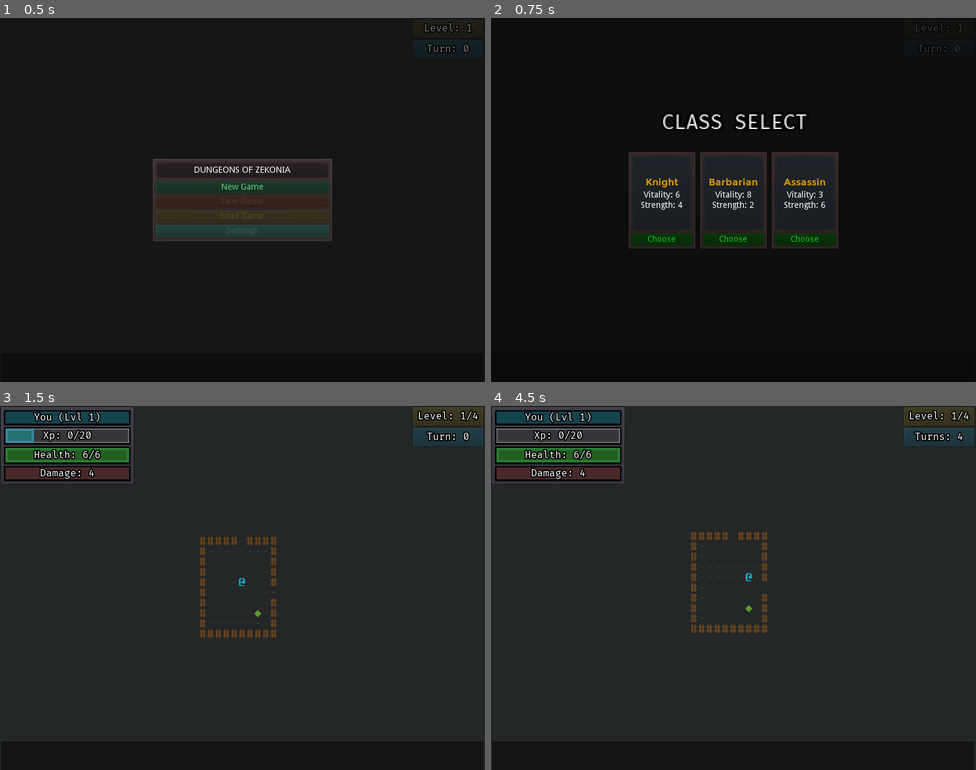
Above: before the commit, frames 1-4 (two rows, left to right).
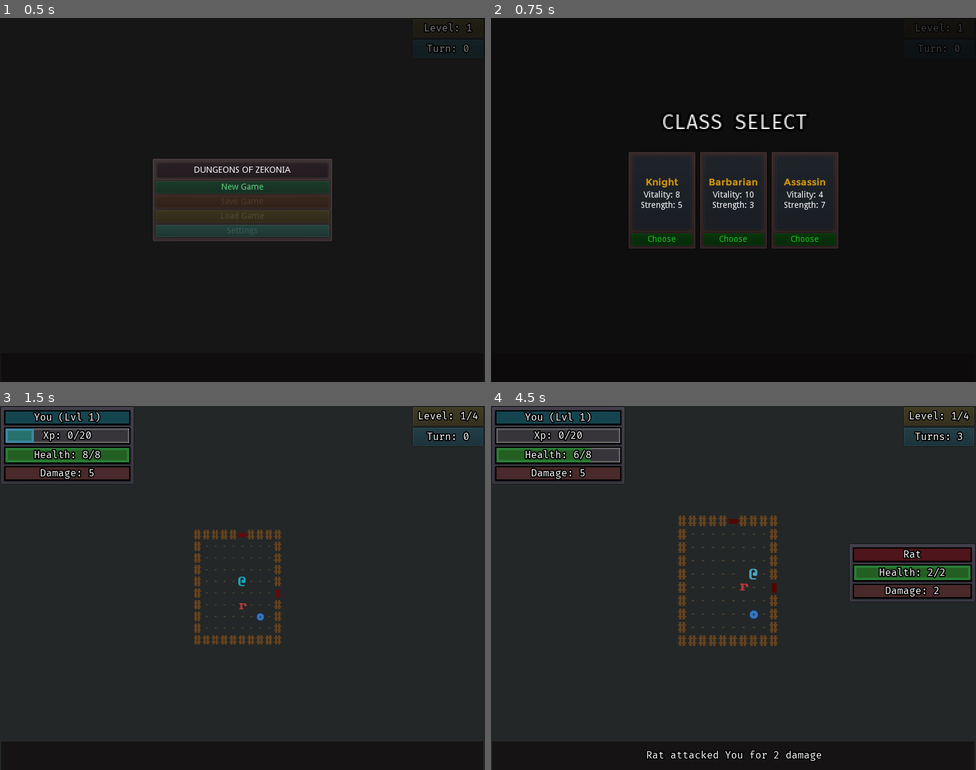
Above: after the commit, the same moments.

Repository: ZenCoderGames/ZRoguelikeGame
Game: Godot game, scene res://scene/main/MainScene.tscn
The game is run twice, just before and just after one commit, with the same random seed, the same clock (stepped at 60 frames per second) and the same inputs.
Inputs:
- Up to frame 1 (0.5 s): no input
- Up to frame 2 (0.75 s): click "New Game" at 0.5 s
- Up to frame 3 (1.5 s): click "Choose" at 1.25 s
- Up to frame 4 (4.5 s): tap Enter at 2, 4.25 s; hold Right (move_right) 2.03-2.78 s; tap S (cam_move_down) at 2.1 s; tap Space at 2.75 s; hold Down (move_down) 2.78-3.53 s; tap A (cam_move_left) at 2.85 s; hold Right (move_right) 3.53-4.28 s; tap D (cam_move_right) at 3.6 s; hold Up (move_up) from 4.28 s (still down); tap W (cam_move_up) at 4.35 s

Frame 1 is identical in both runs. In frame 2, 0.1% of the frame differs, in the area x 38-69%, y 47-53%; in frame 3, 1.7%; in frame 4, 6.3%, in the area x 18-100%, y 7-98%.

Commit message:
Fixing some stat calculation errors

Diff:
--- a/entity/characters/Player.tscn
+++ b/entity/characters/Player.tscn
@@ -55,6 +55,7 @@
 scale = Vector2( 0.75, 0.75 )
 frames = SubResource( 5 )
 animation = "levelUpLoop"
+frame = 2
 playing = true
 
 [node name="LevelUpLabel" type="Label" parent="."]
--- a/project.godot
+++ b/project.godot
@@ -407,6 +407,11 @@
 "events": [ Object(InputEventKey,"resource_local_to_scene":false,"resource_name":"","device":0,"alt":false,"shift":false,"control":false,"meta":false,"command":false,"pressed":false,"scancode":0,"physical_scancode":77,"unicode":0,"echo":false,"script":null)
  ]
 }
+skip_turn={
+"deadzone": 0.5,
+"events": [ Object(InputEventKey,"resource_local_to_scene":false,"resource_name":"","device":0,"alt":false,"shift":false,"control":false,"meta":false,"command":false,"pressed":false,"scancode":0,"physical_scancode":72,"unicode":0,"echo":false,"script":null)
+ ]
+}
 
 [physics]
 
--- a/resource/characters.json
+++ b/resource/characters.json
@@ -8,11 +8,11 @@
 				"stats": [
 					{
 						"type": "VITALITY",
-						"value": 6
+						"value": 8
 					},
 					{
 						"type": "STRENGTH",
-						"value": 4
+						"value": 5
 					}
 				],
 				"moveAction": {
@@ -35,11 +35,11 @@
 				"stats": [
 					{
 						"type": "VITALITY",
-						"value": 8
+						"value": 10
 					},
 					{
 						"type": "STRENGTH",
-						"value": 2
+						"value": 3
 					}
 				],
 				"moveAction": {
@@ -62,11 +62,11 @@
 				"stats": [
 					{
 						"type": "VITALITY",
-						"value": 3
+						"value": 4
 					},
 					{
 						"type": "STRENGTH",
-						"value": 6
+						"value": 7
 					}
 				],
 				"moveAction": {
--- a/resource/items.json
+++ b/resource/items.json
@@ -12,8 +12,8 @@
 			"maxCount": 1,
 			"stats": [
 				{
-					"type": "DAMAGE",
-					"value": 2
+					"type": "STRENGTH",
+					"value": 1
 				}
 			]
 		},
@@ -29,8 +29,8 @@
 			"maxCount": 1,
 			"stats": [
 				{
-					"type": "DAMAGE",
-					"value": 4
+					"type": "STRENGTH",
+					"value": 3
 				}
 			]
 		},
@@ -50,8 +50,8 @@
 			"#disable": true,
 			"id": "HEALTH_POTION_00",
 			"name": "Small Health Potion",
-			"description": "A tiny health potion\n(+10 health)",
-			"fullDescription": "A magical elixar of health that on consumption.\nReplenishes the player's health by +10",
+			"description": "A tiny health potion\n(+4 health)",
+			"fullDescription": "A magical elixar of health that on consumption.\nReplenishes the player's health by +4",
 			"path": "entity/items/consumables/Consumable_Tier1.tscn",
 			"type": "CONSUMABLE",
 			"tier": 0,
@@ -59,7 +59,7 @@
 			"statModifiers": [
 				{
 					"type": "HEALTH",
-					"value": 10
+					"value": 4
 				}
 			]
 		},
@@ -79,16 +79,16 @@
 			"#disable": true,
 			"id": "HEALTH_UPGRADE_00",
 			"name": "Blessing of health",
-			"description": "A boost to base health\n(+10 max health)",
-			"fullDescription": "A blessing from a goddess to those who seek it.\nIncrease max health by +10",
+			"description": "A boost to base health\n(+4 Vitality)",
+			"fullDescription": "A blessing from a goddess to those who seek it.\nIncrease Vitality by +4",
 			"path": "entity/items/consumables/Consumable_Tier2.tscn",
 			"type": "CONSUMABLE",
 			"tier": 2,
 			"maxCount": 1,
 			"statModifiers": [
 				{
-					"type": "HEALTH",
-					"baseValue": 10
+					"type": "VITALITY",
+					"value": 4
 				}
 			]
 		},
--- a/scene/main/MainScene.tscn
+++ b/scene/main/MainScene.tscn
@@ -41,7 +41,8 @@
 [node name="Battle" type="Node2D" parent="."]
 script = ExtResource( 4 )
 timeBetweenMoves = 0.2
-debugSpawnItemInFirstRoom = "SWORD_00"
+debugSpawnEnemyInFirstRoom = "RAT"
+debugSpawnItemInFirstRoom = "HEALTH_UPGRADE_00"
 
 [node name="PlayerInput" type="Node" parent="Battle"]
 script = ExtResource( 3 )
--- a/scripts/battle/PlayerInput.gd
+++ b/scripts/battle/PlayerInput.gd
@@ -44,6 +44,11 @@
 	if player.isDead:
 		return
 
+	# skip turn
+	if event.is_action_pressed(Constants.INPUT_SKIP_TURN):
+		player.on_turn_completed()
+		return
+
 	# movement
 	var x:int = 0
 	var y:int = 0
--- a/scripts/battle/data/stats/StatModifierData.gd
+++ b/scripts/battle/data/stats/StatModifierData.gd
@@ -1,7 +1,7 @@
 class_name StatModifierData
 
 var type:int
-var baseValue:int
+var value:int
 
 func _init(statModDataJS):
 	var statType = statModDataJS["type"]
@@ -10,5 +10,5 @@
 	else:
 		print("ERROR: Invalid Stat Modifier Type - ", statType)
 
-	if statModDataJS.has("baseValue"):
-		baseValue = statModDataJS["baseValue"]
+	if statModDataJS.has("value"):
+		value = statModDataJS["value"]
--- a/scripts/battle/instance/characters/Character.gd
+++ b/scripts/battle/instance/characters/Character.gd
@@ -157,8 +157,10 @@
 	# iterate through char
 	for stat in stats:
 		if stat.type == statModifierData.type:
-			stat.modify_base_value(stat.get_base_value() + statModifierData.baseValue)
-			stat.modify_value(stat.get_value() + statModifierData.baseValue)
+			if Dungeon.dataManager.is_complex_stat_data(statModifierData.type):
+				stat.modify_base_value(stat.get_base_value() + statModifierData.value)
+
+			stat.modify_value(stat.get_value() + statModifierData.value)
 			emit_signal("OnStatChanged", self)
 			return stat.get_value()
 
--- a/scripts/battle/instance/characters/Equipment.gd
+++ b/scripts/battle/instance/characters/Equipment.gd
@@ -33,6 +33,11 @@
 		for statData in item.data.statDataList:
 			if statData.type == statType:
 				statValue = statValue + statData.value
+			else:
+				if Dungeon.dataManager.is_complex_stat_data(statData.type):
+					var complexStatData:ComplexStatData = Dungeon.dataManager.get_complex_stat_data(statData.type)
+					if complexStatData.linkedStatType == statType:
+						statValue = statValue + statData.value * complexStatData.linkedStatMultiplier
 
 	return statValue
 
--- a/scripts/battle/instance/characters/Inventory.gd
+++ b/scripts/battle/instance/characters/Inventory.gd
@@ -14,6 +14,9 @@
 	emit_signal("OnItemAdded", itemToAdd)
 	itemToAdd.init_on_picked_up(character)
 
+	if itemToAdd.is_consumable():
+		consume_item(itemToAdd)
+
 func consume_item(item):
 	item.consume(character)
 	items.erase(item)
--- a/scripts/battle/instance/stats/Stat.gd
+++ b/scripts/battle/instance/stats/Stat.gd
@@ -27,15 +27,15 @@
 
 	return baseValue
 
-func modify_value(newValue:float):
+func modify_value(newValue:int):
 	value = clamp(newValue, 0, baseValue)
 	return value
 
-func modify_base_value(newBaseValue:float):
+func modify_base_value(newBaseValue:int):
 	baseValue = newBaseValue
 	return baseValue
 
-func modify_absolute_value(newValue:float):
+func modify_absolute_value(newValue:int):
 	baseValue = newValue
 	value = newValue
 	return newValue
--- a/scripts/library/Constants.gd
+++ b/scripts/library/Constants.gd
@@ -45,6 +45,7 @@
 const INPUT_MOVE_RIGHT: String = "move_right"
 const INPUT_MOVE_UP: String = "move_up"
 const INPUT_MOVE_DOWN: String = "move_down"
+const INPUT_SKIP_TURN: String = "skip_turn"
 
 const INPUT_CAM_ZOOM_OUT: String = "cam_zoom_out"
 const INPUT_CAM_ZOOM_IN: String = "cam_zoom_in"
--- a/scripts/library/Utils.gd
+++ b/scripts/library/Utils.gd
@@ -87,7 +87,7 @@
 
 	return false
 
-func is_adjacent(char1, char2, numTiles:int=1)->bool:
+func is_adjacent(char1, char2, _numTiles:int=1)->bool:
 	var colDiff = abs(char1.cell.col - char2.cell.col)
 	var rowDiff = abs(char1.cell.row - char2.cell.row)
 
